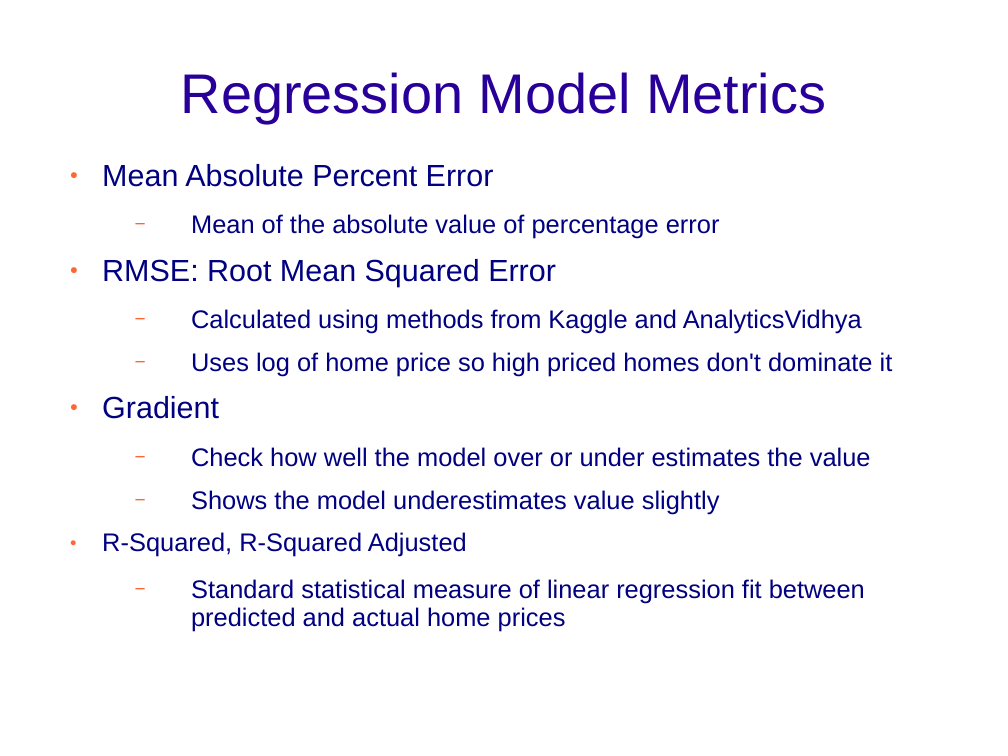
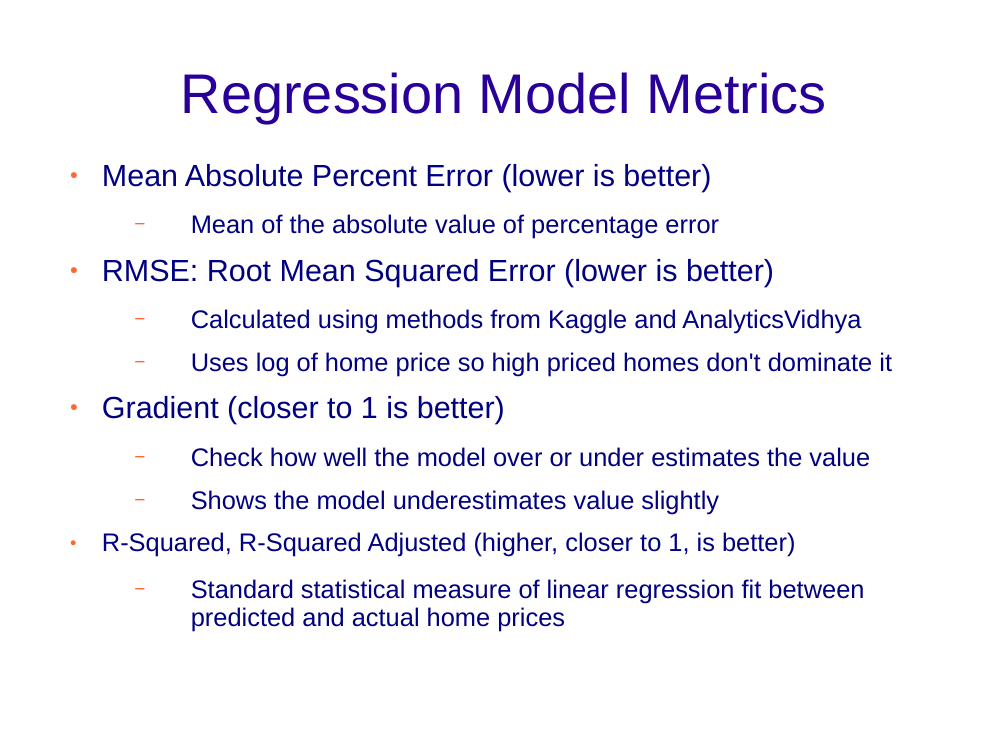
Before and after one commit to Vettejeep/Boulder_County_Home_Prices, a slide deck: slide 8 of MaherKevin.ppt. Drawn at 1008x756 pixels with LibreOffice and Linux fonts; fonts in the diff are those of the drawing; background and template pictures are left out. Boxes give left, top, right and bottom in pixels: in the first picture for what was removed or moved away, otherwise in the second. Text is boxed around its words. In the diff, an @@ line names an element or a change of style, - is before the commit and + after.

```diff
--- a/MaherKevin.ppt
+++ b/MaherKevin.ppt
@@ text at [102,164,711,191]: text changed @@
-● Mean Absolute Percent Error
+● Mean Absolute Percent Error (lower is better)
@@ text at [102,259,774,286]: text changed @@
-● RMSE: Root Mean Squared Error
+● RMSE: Root Mean Squared Error (lower is better)
@@ text at [102,396,505,424]: text changed @@
-● Gradient
+● Gradient (closer to 1 is better)
@@ text at [102,532,795,557]: text changed @@
-● R-Squared, R-Squared Adjusted
+● R-Squared, R-Squared Adjusted (higher, closer to 1, is better)
```
Also in this commit, not shown: 7 other slides changed, 1 slide added, 1 other file.
